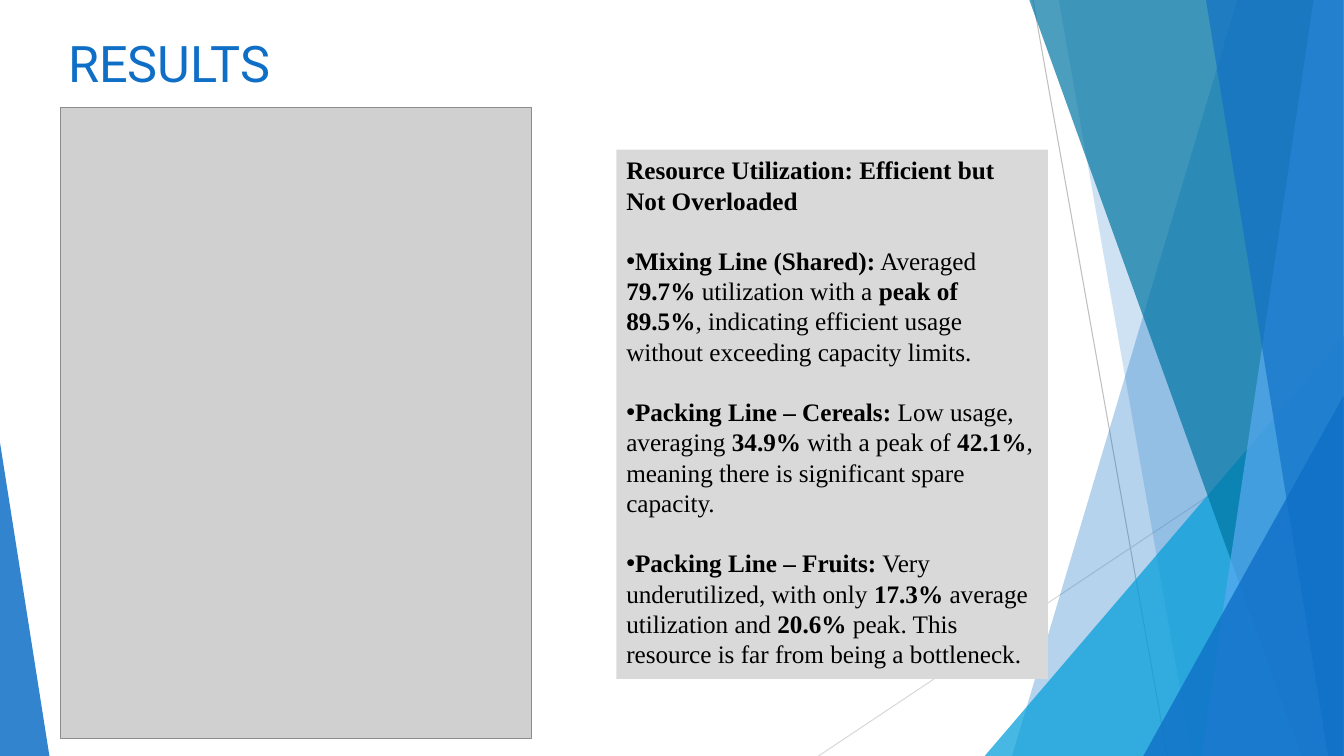
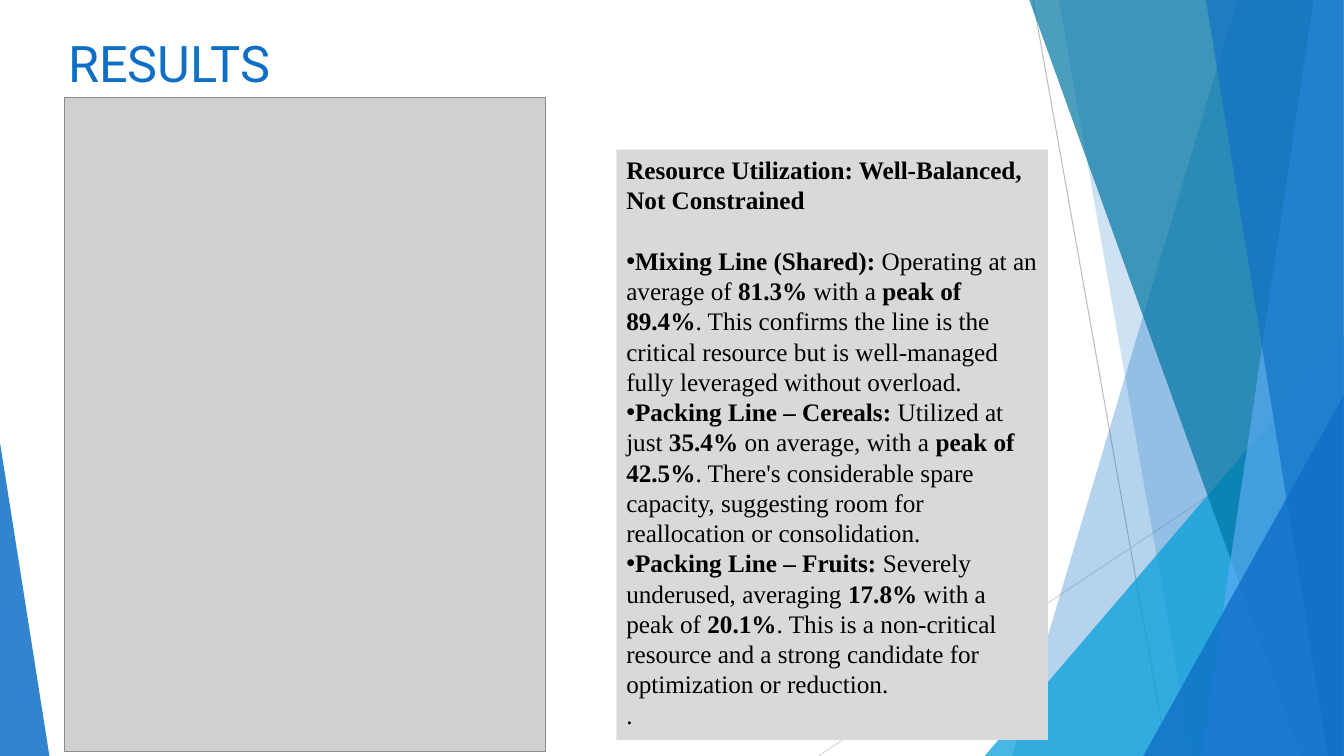
Before and after one commit to Mathildekrafft2001/Exercises-SP-25, a slide deck: slide 6 of PPS/week_5/Lab5.pptx. Drawn at 1344x756 pixels with LibreOffice and Linux fonts; fonts in the diff are those of the drawing; grey boxes stand for pictures. Boxes give left, top, right and bottom in pixels: in the first picture for what was removed or moved away, otherwise in the second. Text is boxed around its words. In the diff, an @@ line names an element or a change of style, - is before the commit and + after.

```diff
--- a/PPS/week_5/Lab5.pptx
+++ b/PPS/week_5/Lab5.pptx
@@ picture resized from (x1=60, y1=107, x2=532, y2=738) to (x1=65, y1=97, x2=546, y2=751) @@
@@ rectangle "Resource Utilization: Well-Balanced, Not Constrained" resized from (x1=616, y1=149, x2=1048, y2=679) to (x1=616, y1=149, x2=1048, y2=740) @@
@@ text in rectangle at (x1=626, y1=161, x2=1037, y2=699): text changed @@
-Resource Utilization: Efficient but Not Overloaded
-• Mixing Line (Shared): Averaged 79.7% utilization with a peak of 89.5%, indicating efficient usage without exceeding capacity limits.
-• Packing Line – Cereals: Low usage, averaging 34.9% with a peak of 42.1%, meaning there is significant spare capacity.
-• Packing Line – Fruits: Very underutilized, with only 17.3% average utilization and 20.6% peak. This resource is far from being a bottleneck.
+Resource Utilization: Well-Balanced, Not Constrained
+• Mixing Line (Shared): Operating at an average of 81.3% with a peak of 89.4%. This confirms the line is the critical resource but is well-managed fully leveraged without overload.
+• Packing Line – Cereals: Utilized at just 35.4% on average, with a peak of 42.5%. There's considerable spare capacity, suggesting room for reallocation or consolidation.
+• Packing Line – Fruits: Severely underused, averaging 17.8% with a peak of 20.1%. This is a non-critical resource and a strong candidate for optimization or reduction.
+.
```
Also in this commit, not shown: 6 other slides changed, 1 slide added, 2 other files.
